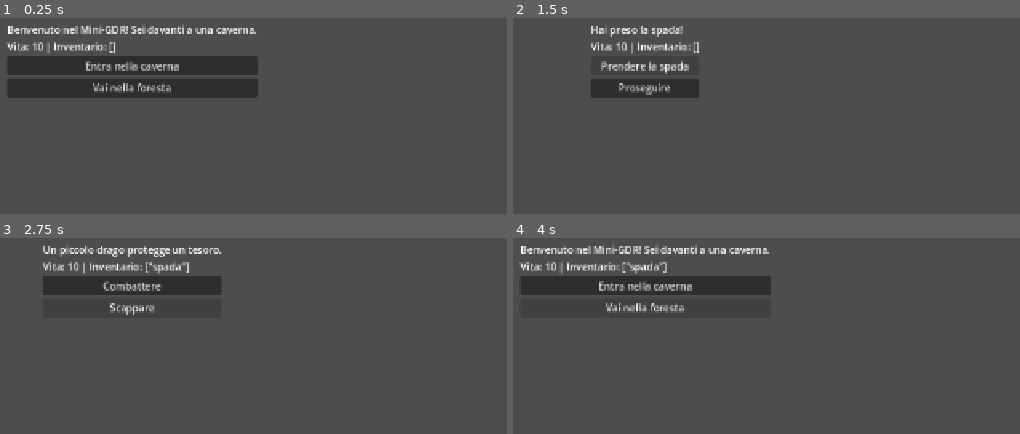
Above: before the commit, frames 1-4 (two rows, left to right).
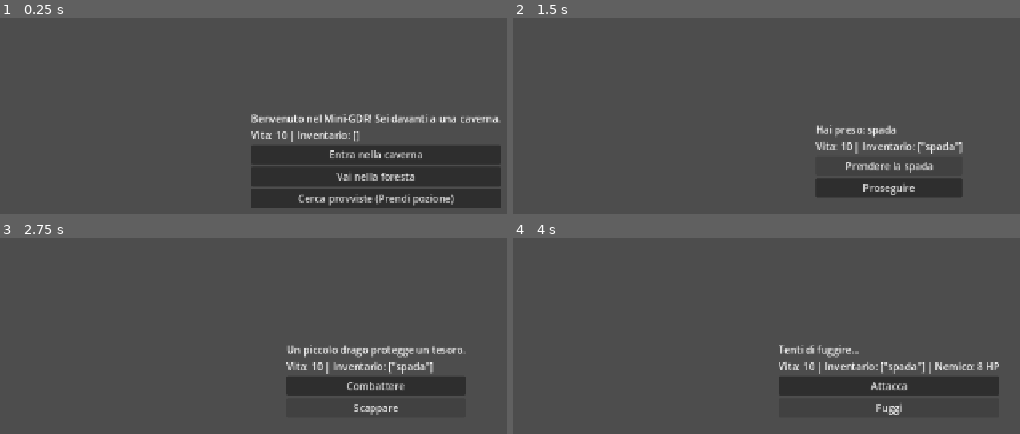
Above: after the commit, the same moments.

Repository: NinNonNan/mini-rpg
Game: Godot game, scene res://game.tscn
Two runs of this game, one before a commit and one after it. Both use one fixed random seed, a clock stepped at 60 frames per second and the inputs below.
Inputs:
- Up to frame 1 (0.25 s): no input
- Up to frame 2 (1.5 s): click "Entra nella caverna" at 0.5 s; click "Prendere la spada" at 1.25 s
- Up to frame 3 (2.75 s): click "Proseguire" at 2 s
- Up to frame 4 (4 s): click "Combattere" at 2.75 s; click "Scappare" (after the commit: "Fuggi") at 3.5 s

The runs differ from the first frame. In frame 1, 26% of the frame differs, in the area x 1-99%, y 3-97%; in frame 2, 7.4%; in frame 3, 10%; in frame 4, 12%.

Commit message:
Separati dati da logica.

Diff:
--- a/game.gd
+++ b/game.gd
@@ -14,54 +14,15 @@
 var inventory = []
 # Salute del nemico corrente (0 se non si è in combattimento)
 var current_enemy_health = 0
+# Danno del nemico corrente
+var current_enemy_damage = 0
 # Scena da mostrare in caso di vittoria nel combattimento corrente
 var current_victory_scene = ""
 
-# --- Struttura della Storia ---
-# Dizionario principale che contiene tutta la storia del gioco.
-# Ogni chiave è un nome di scena, che contiene il testo e le scelte possibili.
-var story = {
-	"start": {
-		"text": "Benvenuto nel Mini-GDR! Sei davanti a una caverna.",
-		"choices": [
-			{"text": "Entra nella caverna", "next": "cave"},
-			{"text": "Vai nella foresta", "next": "forest"}
-		]
-	},
-	"cave": {
-		"text": "Dentro la caverna trovi una spada arrugginita.",
-		"choices": [
-			{"text": "Prendere la spada", "action": "take_sword"},
-			{"text": "Proseguire", "next": "dragon"}
-		]
-	},
-	"forest": {
-		"text": "Un lupo selvaggio appare!",
-		"choices": [
-			{"text": "Combattere", "action": "fight_wolf"},
-			{"text": "Scappare", "next": "start"}
-		]
-	},
-	"dragon": {
-		"text": "Un piccolo drago protegge un tesoro.",
-		"choices": [
-			{"text": "Combattere", "action": "fight_dragon"},
-			{"text": "Scappare", "next": "start"}
-		]
-	},
-	"forest_victory": {
-		"text": "Hai sconfitto il lupo. La via è libera, ma non c'è altro da vedere qui. Meglio tornare indietro.",
-		"choices": [
-			{"text": "Torna all'inizio", "next": "start"}
-		]
-	},
-	"dragon_victory": {
-		"text": "Hai sconfitto il drago e hai preso il suo tesoro! HAI VINTO!",
-		"choices": [
-			{"text": "Gioca di nuovo", "action": "restart_game"}
-		]
-	}
-}
+# Dizionario che conterrà la storia del gioco, caricata da un file JSON.
+var story = {}
+# Dizionario che conterrà i dati degli oggetti (es. danni armi)
+var item_data = {}
 
 # Tiene traccia della scena corrente
 var current_scene = "start"
@@ -78,7 +39,28 @@
 	b1.size_flags_horizontal = Control.SIZE_EXPAND | Control.SIZE_FILL
 	b2.size_flags_horizontal = Control.SIZE_EXPAND | Control.SIZE_FILL
 	b3.size_flags_horizontal = Control.SIZE_EXPAND | Control.SIZE_FILL
+
+	_load_story()
 	show_scene(current_scene)
+
+# Carica i dati della storia dal file story.json
+func _load_story():
+	var file_path = "res://story.json"
+
+	if not FileAccess.file_exists(file_path):
+		text.text = "ERRORE: File della storia non trovato!\nAssicurati che 'story.json' sia nella cartella del progetto."
+		push_error("File della storia non trovato in: " + file_path)
+		return
+
+	var file = FileAccess.open(file_path, FileAccess.READ)
+	var json_data = JSON.parse_string(file.get_as_text())
+
+	if json_data and typeof(json_data) == TYPE_DICTIONARY:
+		story = json_data.get("scenes", {})
+		item_data = json_data.get("items", {})
+	else:
+		text.text = "ERRORE: Il file della storia ('story.json') è corrotto o malformato."
+		push_error("Errore nel parsing del file JSON della storia.")
 
 # Aggiorna il testo delle statistiche del giocatore e del nemico.
 func update_stats():
@@ -111,32 +93,37 @@
 
 # Gestisce la logica quando un pulsante di scelta viene premuto.
 func handle_choice(choice):
-	if choice.has("next"):
-		show_scene(choice["next"])
-		return
+	# 1. Gestione Azioni Generiche (basate sui dati del JSON)
 	if choice.has("action"):
 		match choice["action"]:
-			# Azione per prendere la spada
-			"take_sword":
-				if not "spada" in inventory:
-					inventory.append("spada")
-					text.text = "Hai preso la spada!"
-					await get_tree().create_timer(1.5).timeout
-				show_scene("dragon")
-			"fight_wolf":
-				# Inizia il combattimento con il lupo
-				start_combat(5, "forest_victory")
-			"fight_dragon":
-				# Inizia il combattimento con il drago
-				start_combat(8, "dragon_victory")
-			"restart_game":
-				# Resetta il gioco
+			"pickup":
+				# Legge quale oggetto prendere dal JSON
+				var item = choice.get("item_id", "oggetto")
+				if not item in inventory:
+					inventory.append(item)
+					text.text = "Hai preso: " + item
+					update_stats()
+					await get_tree().create_timer(1.0).timeout
+			"combat":
+				# Legge la vita del nemico e la scena di vittoria dal JSON
+				var hp = choice.get("enemy_health", 5)
+				var dmg = choice.get("enemy_damage", 2)
+				var victory = choice.get("victory_scene", "start")
+				start_combat(hp, dmg, victory)
+				return # Il combattimento gestisce il flusso, usciamo dalla funzione
+			"restart":
 				health = 10
 				inventory.clear()
 				show_scene("start")
-
-func start_combat(enemy_health, victory_scene):
+				return
+
+	# 2. Cambio Scena (se definito nel JSON)
+	if choice.has("next"):
+		show_scene(choice["next"])
+
+func start_combat(enemy_health, enemy_damage, victory_scene):
 	current_enemy_health = enemy_health
+	current_enemy_damage = enemy_damage
 	current_victory_scene = victory_scene
 	update_stats()
 	text.text = "Combatti il nemico! HP nemico: %d" % current_enemy_health
@@ -155,11 +142,37 @@
 	b2.pressed.connect(func(): flee_combat(), CONNECT_ONE_SHOT)
 
 	b3.hide()
+	# Cerca nell'inventario se c'è un oggetto con la proprietà "heal"
+	for item_id in inventory:
+		if item_data.has(item_id) and item_data[item_id].has("heal"):
+			b3.text = "Usa " + item_id
+			b3.show()
+			_clear_signals(b3)
+			b3.pressed.connect(func(): use_item(item_id), CONNECT_ONE_SHOT)
+			break # Per ora gestiamo solo il primo oggetto curativo trovato
+
+func use_item(item_id):
+	var stats = item_data[item_id]
+	var heal_amount = stats.get("heal", 0)
+
+	health = min(health + heal_amount, 10) # Cura senza superare il massimo (10)
+	text.text = "Hai usato %s e recuperato %d HP!" % [item_id, heal_amount]
+
+	if stats.get("consumable", false):
+		inventory.erase(item_id)
+
+	update_stats()
+	await get_tree().create_timer(1.5).timeout
+	enemy_turn() # Usare un oggetto consuma il turno!
 
 func attack_enemy():
 	var damage = 2
-	if "spada" in inventory:
-		damage = 4
+	# Calcola il danno basandosi sugli oggetti nell'inventario
+	for item_id in inventory:
+		if item_data.has(item_id):
+			var item_stats = item_data[item_id]
+			damage = max(damage, item_stats.get("damage", 0)) # Usa il danno dell'arma migliore
+
 	current_enemy_health -= damage
 	text.text = "Hai inflitto %d danni!" % damage
 	update_stats()
@@ -194,12 +207,12 @@
 
 # Gestisce il turno di attacco del nemico.
 func enemy_turn():
-	health -= 3 # Il nemico infligge 3 danni
+	health -= current_enemy_damage
 	update_stats()
 	if health <= 0:
 		game_over() # Se la vita scende a 0 o meno, è game over
 	else:
-		text.text = "Il nemico ti colpisce! Perdi 3 punti vita."
+		text.text = "Il nemico ti colpisce! Perdi %d punti vita." % current_enemy_damage
 		await get_tree().create_timer(1.5).timeout
 		show_combat_buttons() # Mostra di nuovo i pulsanti di combattimento
 
--- a/game.tscn
+++ b/game.tscn
@@ -15,7 +15,7 @@
 script = ExtResource("1_80nbo")
 
 [node name="CenterContainer" type="CenterContainer" parent="." unique_id=1423096150]
-custom_minimum_size = Vector2(500, 400)
+custom_minimum_size = Vector2(1280, 720)
 layout_mode = 0
 offset_right = 500.0
 offset_bottom = 400.0
--- /dev/null
+++ b/story.json
@@ -0,0 +1,54 @@
+{
+	"items": {
+		"spada": {
+			"damage": 4
+		},
+		"pozione": {
+			"heal": 5,
+			"consumable": true
+		}
+	},
+	"scenes": {
+		"start": {
+			"text": "Benvenuto nel Mini-GDR! Sei davanti a una caverna.",
+			"choices": [
+				{"text": "Entra nella caverna", "next": "cave"},
+				{"text": "Vai nella foresta", "next": "forest"},
+				{"text": "Cerca provviste (Prendi pozione)", "action": "pickup", "item_id": "pozione", "next": "start"}
+			]
+		},
+		"cave": {
+			"text": "Dentro la caverna trovi una spada arrugginita.",
+			"choices": [
+				{"text": "Prendere la spada", "action": "pickup", "item_id": "spada", "next": "dragon"},
+				{"text": "Proseguire", "next": "dragon"}
+			]
+		},
+		"forest": {
+			"text": "Un lupo selvaggio appare!",
+			"choices": [
+				{"text": "Combattere", "action": "combat", "enemy_health": 5, "enemy_damage": 2, "victory_scene": "forest_victory"},
+				{"text": "Scappare", "next": "start"}
+			]
+		},
+		"dragon": {
+			"text": "Un piccolo drago protegge un tesoro.",
+			"choices": [
+				{"text": "Combattere", "action": "combat", "enemy_health": 8, "enemy_damage": 4, "victory_scene": "dragon_victory"},
+				{"text": "Scappare", "next": "start"}
+			]
+		},
+		"forest_victory": {
+			"text": "Hai sconfitto il lupo. La via è libera, ma non c'è altro da vedere qui. Meglio tornare indietro.",
+			"choices": [
+				{"text": "Torna all'inizio", "next": "start"}
+			]
+		},
+		"dragon_victory": {
+			"text": "Hai sconfitto il drago e hai preso il suo tesoro! HAI VINTO!",
+			"choices": [
+				{"text": "Gioca di nuovo", "action": "restart"}
+			]
+		}
+	}
+}
